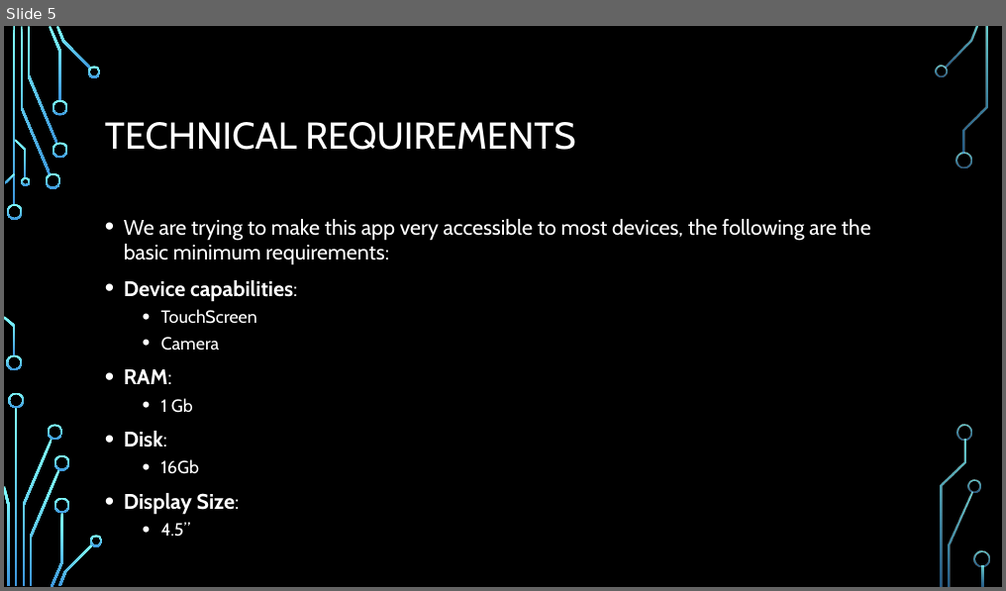
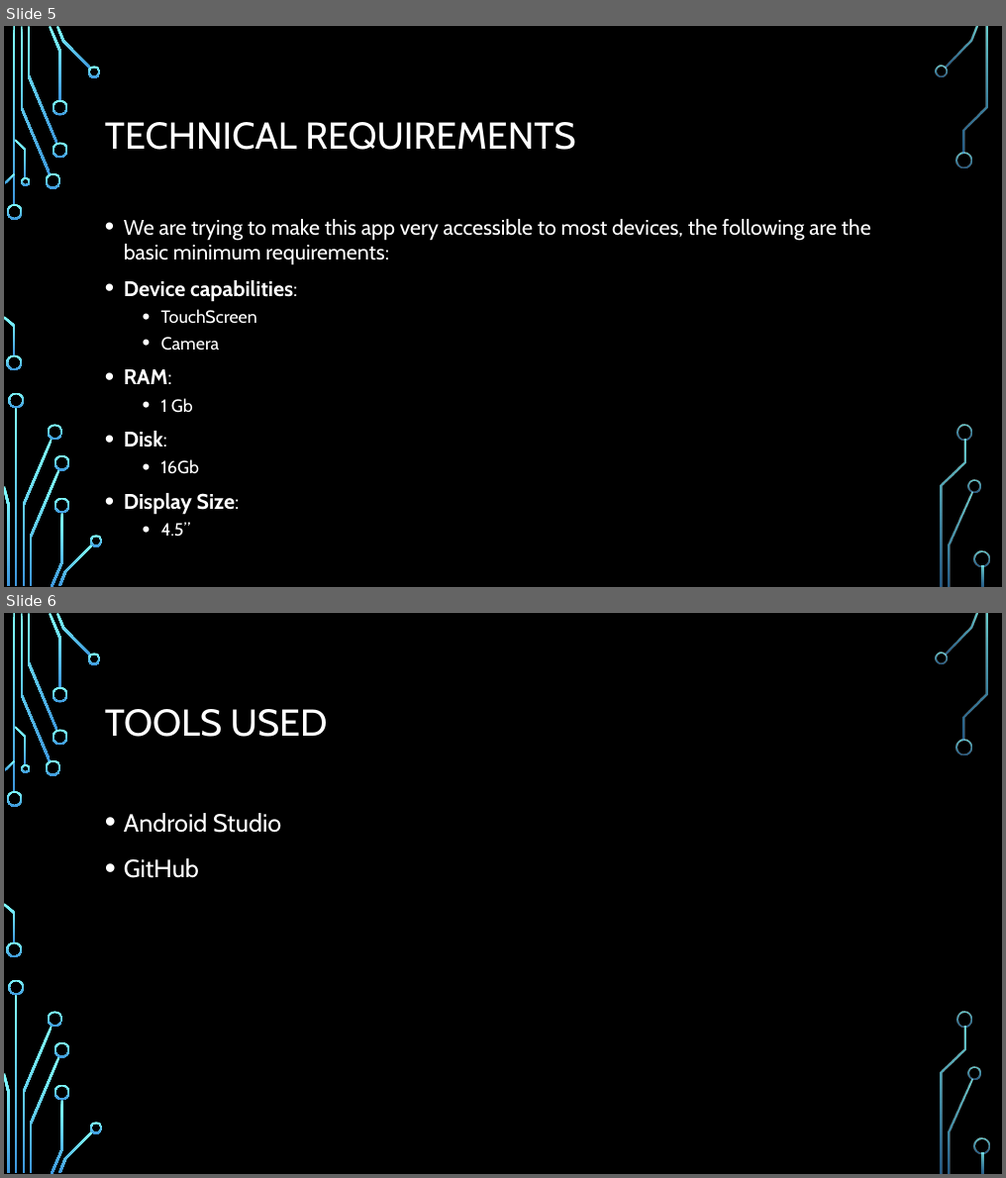
Before and after one commit to orwhaleca/cosc625_fashionadvisor, a slide deck: Fashion Advisor App.pptx. Shown one above the other, each under a label of ours: slide 5 before the commit, slides 5 and 6 after it. The pictures are 1006x591 and 1006x1178 pixels, drawn with LibreOffice and Linux fonts; fonts in the diff are those of the drawing; background and template pictures are left out. Boxes give left, top, right and bottom in pixels: in the first picture for what was removed or moved away, otherwise in the second. Text is boxed around its words. In the diff, an @@ line names an element or a change of style, - is before the commit and + after.

Commit message:
Last Update

```diff
--- a/Fashion Advisor App.pptx
+++ b/Fashion Advisor App.pptx
@@ slide 6 added at bbox=[4, 613, 1002, 1174], background picture (left out); not listed: 36 template elements that a slide beside it also shows @@
@@ title added at bbox=[105, 709, 328, 737], 36 pt, text #FFFFFF @@
+TOOLS USED
@@ text added at bbox=[124, 813, 281, 878], 24 pt, text #FFFFFF @@
+• Android Studio
+• GitHub
```
Also in this commit, not shown: 1 other slide added, 1 slide removed.
